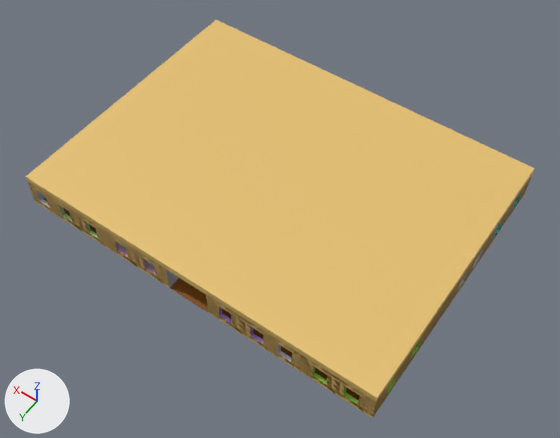
The Blender file Assets/Blender/house.blend as it was, and as the next commit left it.
Before and after are seen from a 50 mm lens placed at (-12.5, 71.8, 78.7), pointed at (23.4, 21.6, -0.2). The lights are fixed; the arrows at lower left show +X, +Y and +Z.

The older version as bpy lines, for what is in view:
```python
ob_ceiling = bpy.data.objects.new('ceiling', me_plane)
ob_ceiling.location = (0.0, 0.0, 4.0)
ob_floor = bpy.data.objects.new('floor', me_plane_001)
ob_floor.location = (0.0, 0.0, 0.0)
ob_floor.scale = (1.0, 1.0, 0.01)
ob_walls = bpy.data.objects.new('walls', me_plane_002)
ob_walls.location = (26.5, 20.2, 2.0)
ob_walls.rotation_euler = (1.571, 0.0, 0.0)  # degrees (90, 0, 0)
ob_walls.scale = (0.01, 0.01, 0.01)
```
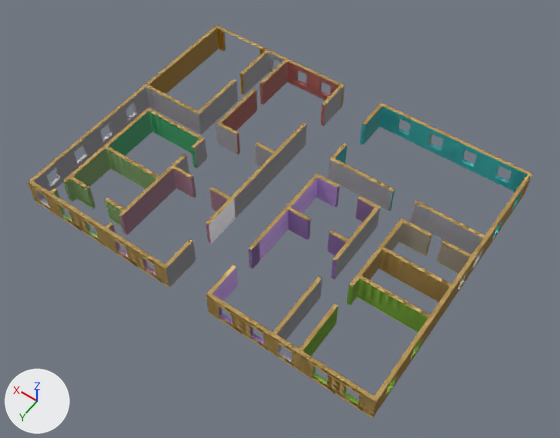
Changed parts and their boxes [x1, y1, x2, y2] in the pictures (560 x 438 px):
'ceiling', hidden: before [26, 20, 535, 402]
'floor', hidden (brown): before [43, 197, 480, 413]
'walls', unchanged, uncovered by the edit: before [28, 175, 532, 418]; after [28, 25, 533, 418]

Edits to the bpy script that builds the scene:
```text
Change ob_ceiling:
    add ob_ceiling.hide_set(True)
Change ob_floor:
    add ob_floor.hide_set(True)
```
